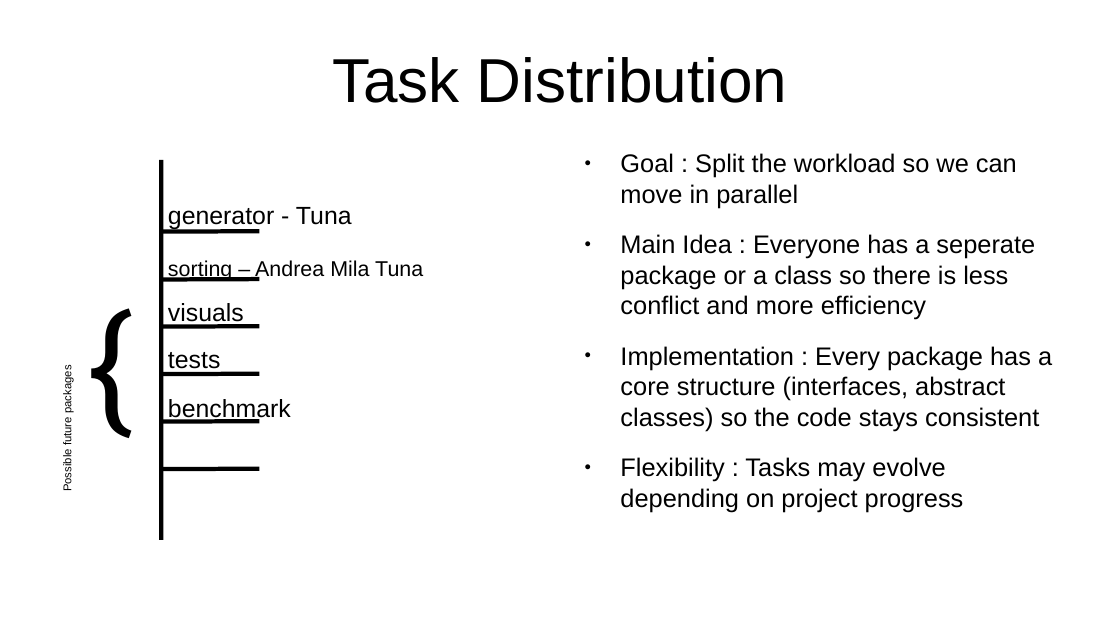
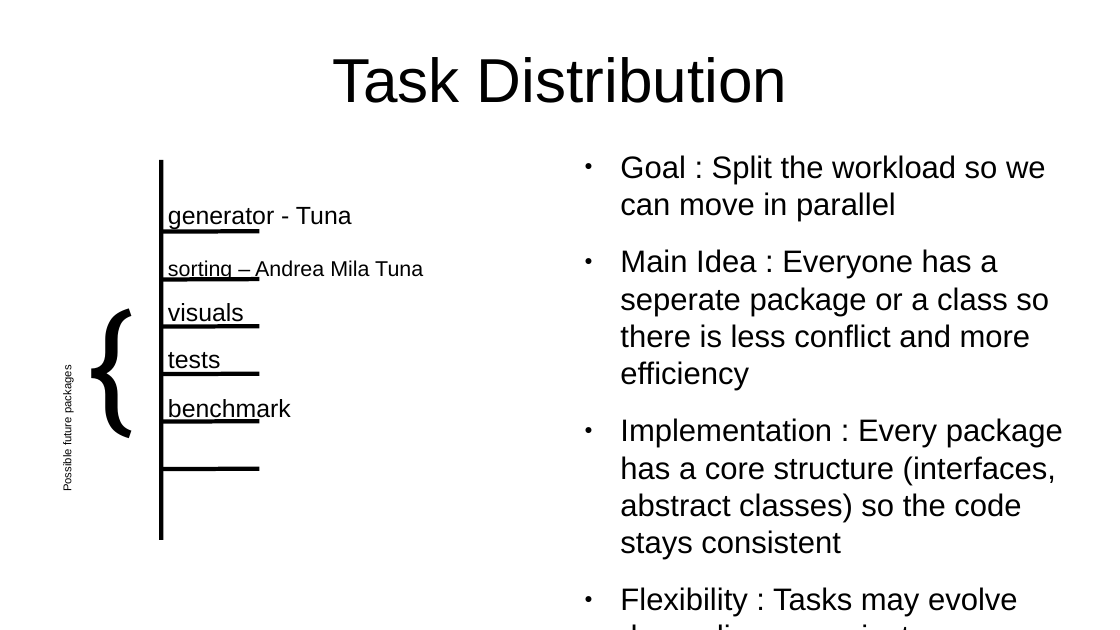
Before and after one commit to tuntuta123/sorting-algorithm-analysis, a slide deck: slide 5 of presentation.odp (slide 4 before the commit). Drawn at 1120x630 pixels with LibreOffice and Linux fonts; fonts in the diff are those of the drawing. Boxes give left, top, right and bottom in pixels: in the first picture for what was removed or moved away, otherwise in the second. Text is boxed around its words. In the diff, an @@ line names an element or a change of style, - is before the commit and + after.

```diff
--- a/presentation.odp
+++ b/presentation.odp
@@ text "Goal : Split the workload ..." at (x1=620, y1=155, x2=1063, y2=617): size 18 to 22 pt @@
```
Also in this commit, not shown: 3 other slides changed, 3 slides added, 1 slide removed, 2 other files.
